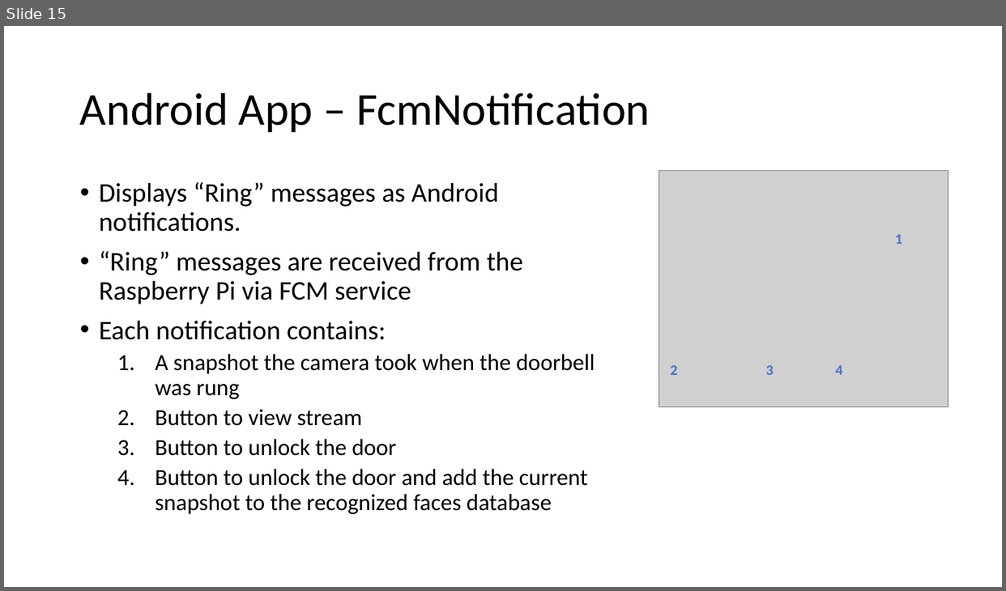
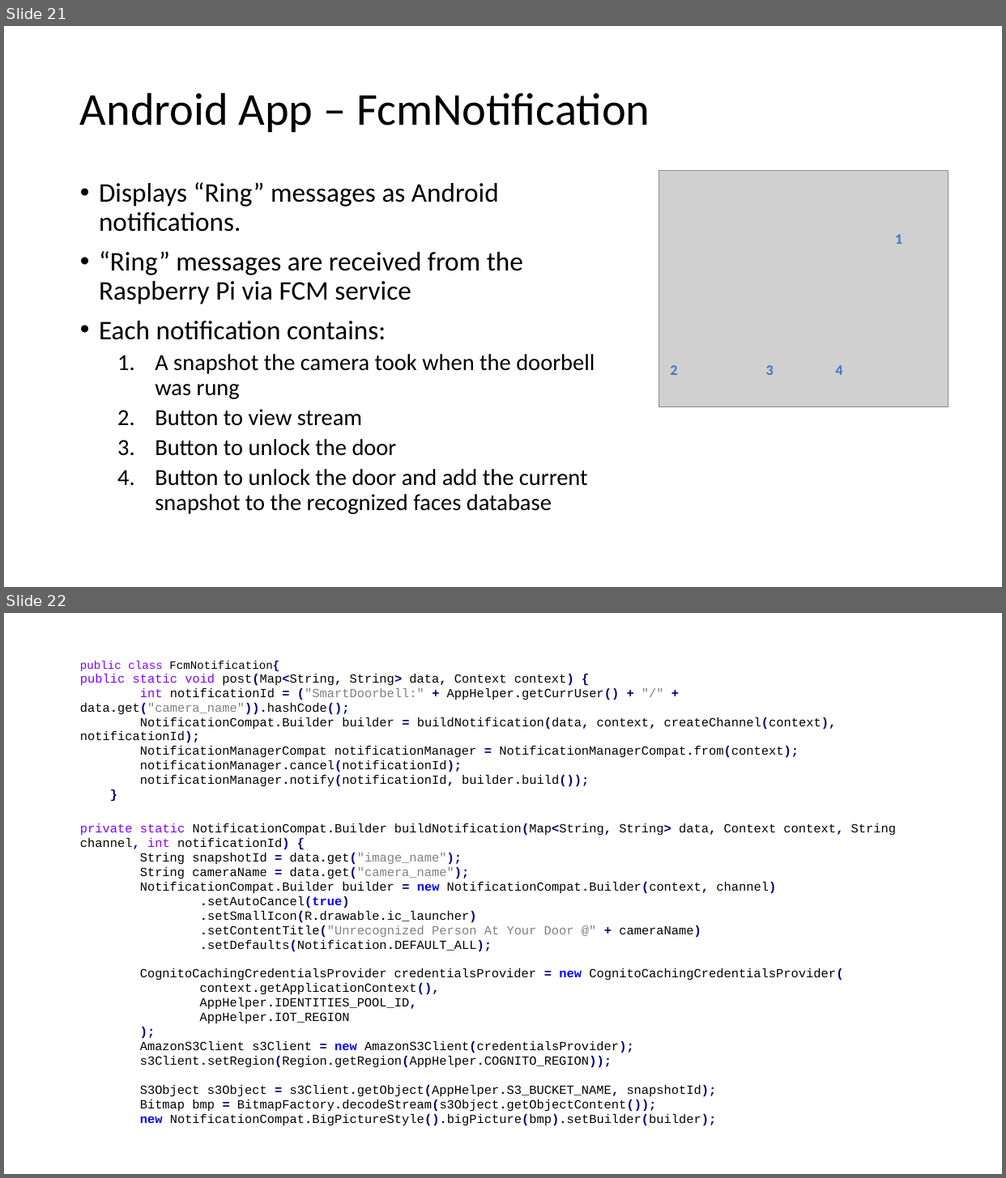
Before and after one commit to aamnony/Smart-Doorbell, a slide deck: docs/presentations/final.pptx. Shown one above the other, each under a label of ours: slide 15 before the commit, slides 21 and 22 after it. The pictures are 1006x591 and 1006x1178 pixels, drawn with LibreOffice and Linux fonts; fonts in the diff are those of the drawing; grey boxes stand for pictures. Boxes give left, top, right and bottom in pixels: in the first picture for what was removed or moved away, otherwise in the second. Text is boxed around its words. In the diff, an @@ line names an element or a change of style, - is before the commit and + after.

```diff
--- a/docs/presentations/final.pptx
+++ b/docs/presentations/final.pptx
@@ slide 22 added at bbox=[4, 613, 1002, 1174], background #FFFFFF @@
@@ text added at bbox=[80, 660, 896, 1127], 12 pt, text #000000 @@
+public class FcmNotification{
+public static void post(Map<String, String> data, Context context) {
+int notificationId = ("SmartDoorbell:" + AppHelper.getCurrUser() + "/" + data.get("camera_name")).hashCode();
+NotificationCompat.Builder builder = buildNotification(data, context, createChannel(context), notificationId);
+NotificationManagerCompat notificationManager = NotificationManagerCompat.from(context);
+notificationManager.cancel(notificationId);
+notificationManager.notify(notificationId, builder.build());
+}
+private static NotificationCompat.Builder buildNotification(Map<String, String> data, Context context, String channel, int notificationId) {
+String snapshotId = data.get("image_name");
+String cameraName = data.get("camera_name");
+NotificationCompat.Builder builder = new NotificationCompat.Builder(context, channel)
+.setAutoCancel(true)
+.setSmallIcon(R.drawable.ic_launcher)
+.setContentTitle("Unrecognized Person At Your Door @" + cameraName)
+.setDefaults(Notification.DEFAULT_ALL);
+CognitoCachingCredentialsProvider credentialsProvider = new CognitoCachingCredentialsProvider(
+context.getApplicationContext(),
+AppHelper.IDENTITIES_POOL_ID,
+AppHelper.IOT_REGION
+);
+AmazonS3Client s3Client = new AmazonS3Client(credentialsProvider);
+s3Client.setRegion(Region.getRegion(AppHelper.COGNITO_REGION));
+S3Object s3Object = s3Client.getObject(AppHelper.S3_BUCKET_NAME, snapshotId);
+Bitmap bmp = BitmapFactory.decodeStream(s3Object.getObjectContent());
+new NotificationCompat.BigPictureStyle().bigPicture(bmp).setBuilder(builder);
@@ what was slide 15 is now slide 21 @@
```
Also in this commit, not shown: 2 slides changed, 6 other slides added.
